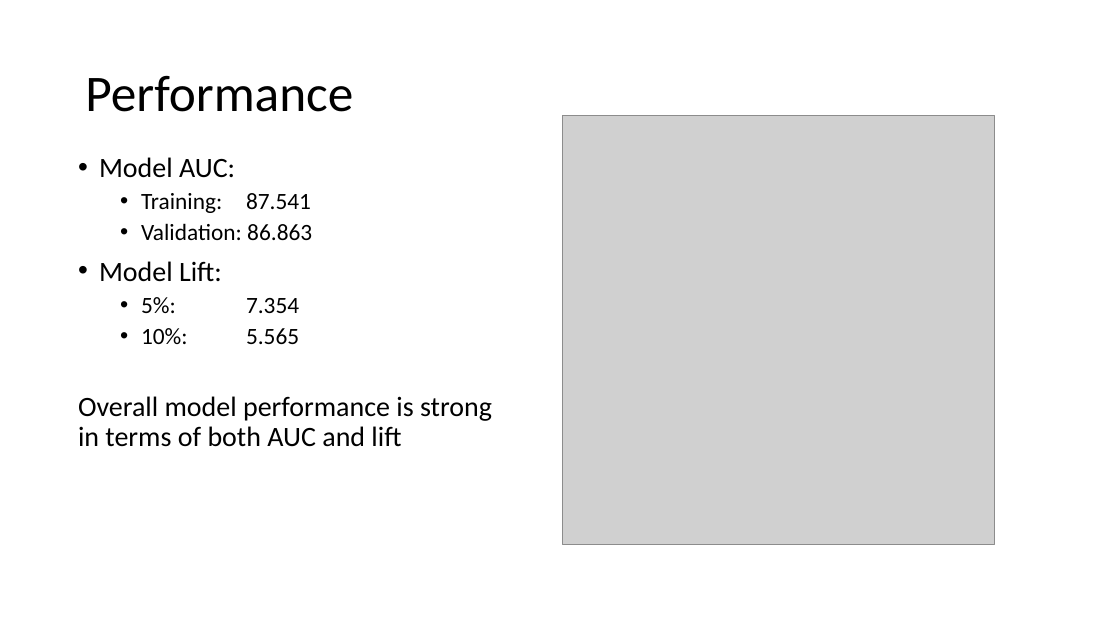
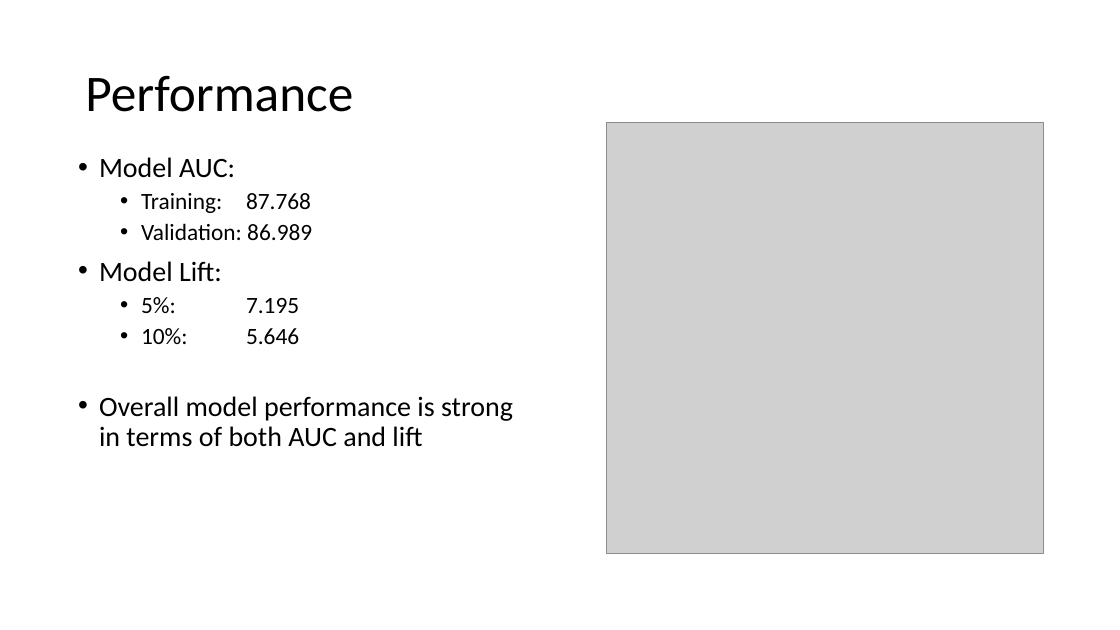
Before and after one commit to matthewjones-perth/givemesomecredit, a slide deck: slide 33 of Paidy Dataset Exercise.pptm (slide 32 before the commit). Drawn at 1120x630 pixels with LibreOffice and Linux fonts; fonts in the diff are those of the drawing; grey boxes stand for pictures. Boxes give left, top, right and bottom in pixels: in the first picture for what was removed or moved away, otherwise in the second. Text is boxed around its words. In the diff, an @@ line names an element or a change of style, - is before the commit and + after.

```diff
--- a/Paidy Dataset Exercise.pptm
+++ b/Paidy Dataset Exercise.pptm
@@ picture moved from (x1=562, y1=115, x2=995, y2=544) to (x1=607, y1=123, x2=1043, y2=553) @@
@@ text at (x1=141, y1=193, x2=312, y2=240): text changed @@
-  • Training: 87.541
-  • Validation: 86.863
+  • Training: 87.768
+  • Validation: 86.989
@@ text at (x1=141, y1=297, x2=299, y2=344): text changed @@
-  • 5%: 7.354
-  • 10%: 5.565
+  • 5%: 7.195
+  • 10%: 5.646
@@ text at (x1=99, y1=396, x2=513, y2=447): bullet none to • @@
```
Also in this commit, not shown: 16 other slides changed, 2 slides added, 1 slide removed, 2 other files.
